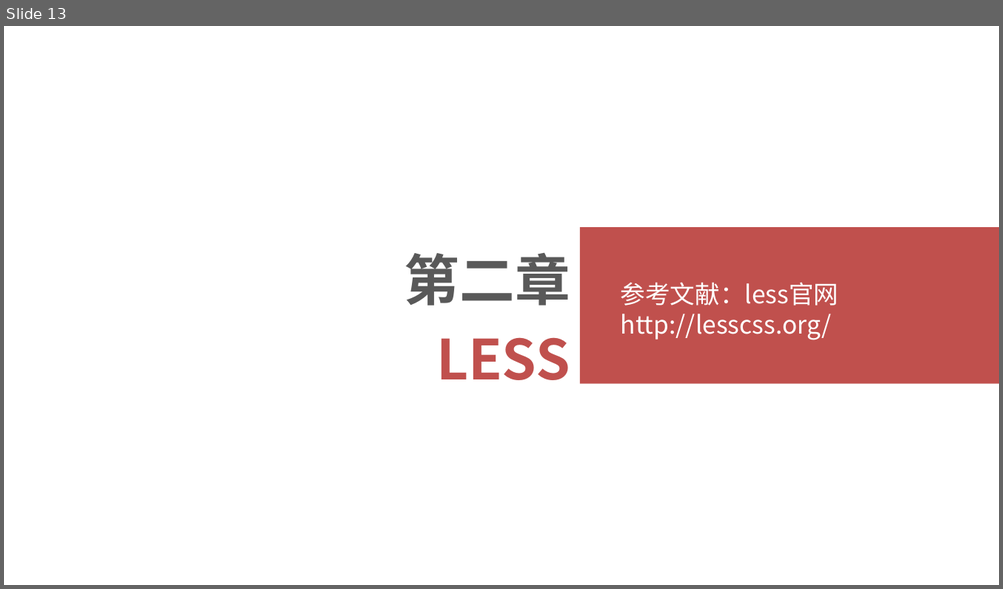
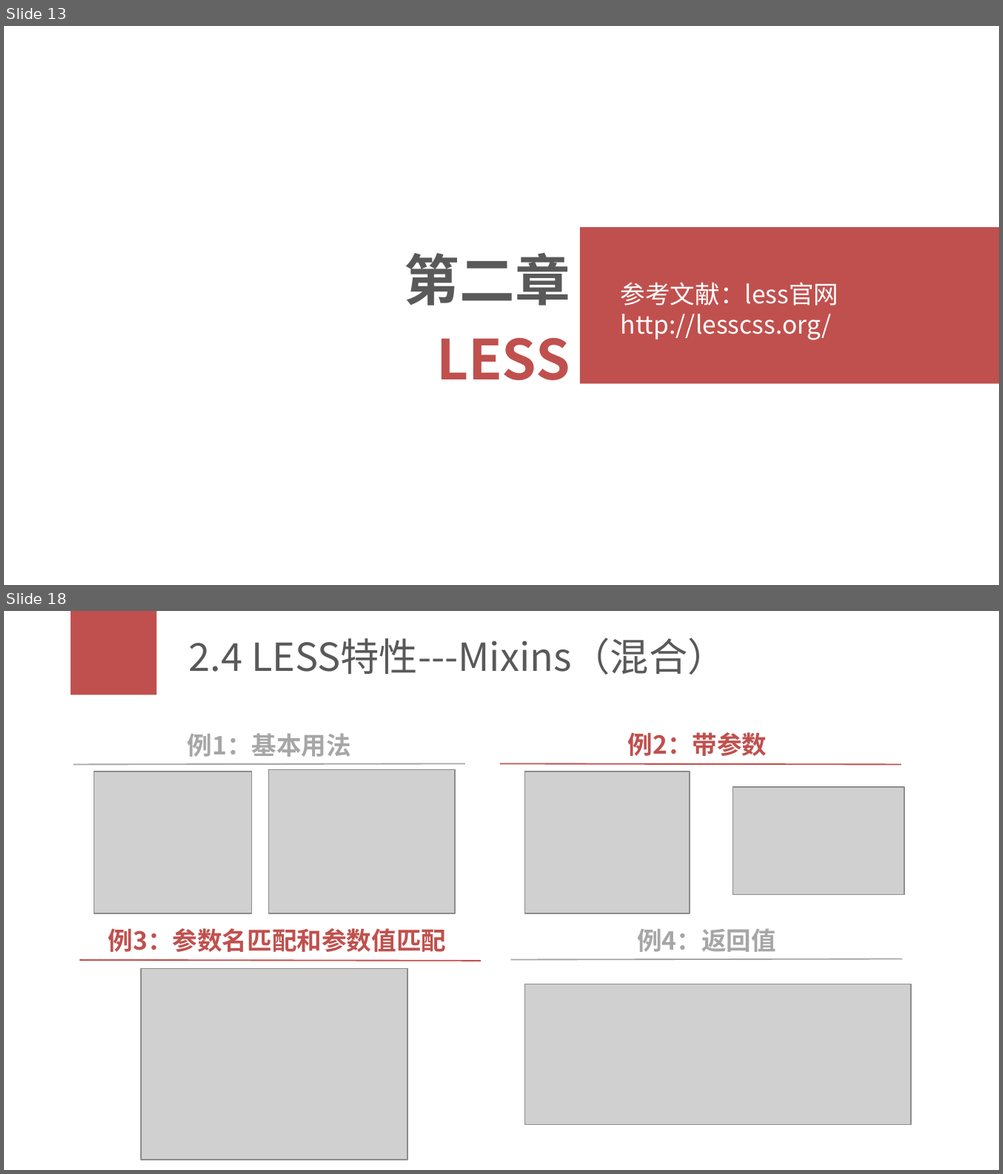
Before and after one commit to zhujiajia1984/studyDoc, a slide deck: 00_学习分享/学习分享_es6_less.pptx. Shown one above the other, each under a label of ours: slide 13 before the commit, slides 13 and 18 after it; the slides between them are not shown. The pictures are 1003x589 and 1003x1174 pixels, drawn with LibreOffice and Linux fonts; fonts in the diff are those of the drawing; grey boxes stand for pictures. Boxes give left, top, right and bottom in pixels: in the first picture for what was removed or moved away, otherwise in the second. Text is boxed around its words. In the diff, an @@ line names an element or a change of style, - is before the commit and + after.

```diff
--- a/00_学习分享/学习分享_es6_less.pptx
+++ b/00_学习分享/学习分享_es6_less.pptx
@@ slide 18 added at (x1=4, y1=611, x2=999, y2=1170), background #FFFFFF @@
@@ rectangle added at (x1=71, y1=611, x2=157, y2=695), fill #C0504D @@
@@ title added at (x1=189, y1=638, x2=726, y2=675), 28 pt, text #595959 @@
+2.4 LESS特性---Mixins（混合）
@@ text added at (x1=188, y1=733, x2=351, y2=757), 18 pt, text #A6A6A6, bold @@
+例1：基本用法
@@ text added at (x1=628, y1=732, x2=767, y2=756), 18 pt, text #C0504D, bold @@
+例2：带参数
@@ line added from (74, 764) to (464, 764), #A6A6A6 1 pt @@
@@ line added from (499, 764) to (901, 764), #C0504D 1 pt @@
@@ picture added at (x1=94, y1=771, x2=252, y2=914) @@
@@ picture added at (x1=269, y1=770, x2=455, y2=914) @@
@@ picture added at (x1=525, y1=771, x2=689, y2=914) @@
@@ picture added at (x1=733, y1=787, x2=904, y2=894) @@
@@ text added at (x1=108, y1=928, x2=447, y2=952), 18 pt, text #C0504D, bold @@
+例3：参数名匹配和参数值匹配
@@ text added at (x1=637, y1=928, x2=776, y2=952), 18 pt, text #A6A6A6, bold @@
+例4：返回值
@@ line added from (79, 960) to (481, 961), #C0504D 1 pt @@
@@ line added from (510, 960) to (902, 959), #A6A6A6 1 pt @@
@@ picture added at (x1=141, y1=969, x2=408, y2=1160) @@
@@ picture added at (x1=525, y1=984, x2=911, y2=1125) @@
```
Also in this commit, not shown: 4 slides changed, 5 other slides added.
